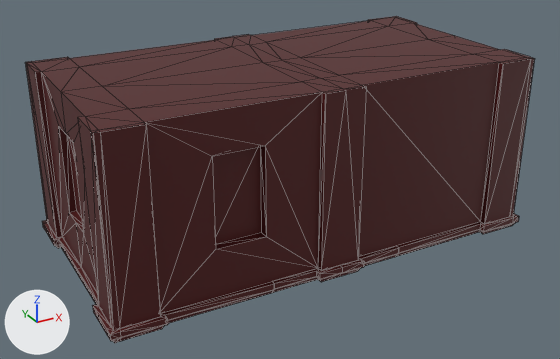
The glTF model Assets/Buildings/TempBlockout/bigrect_mid_2.glb, before and after one commit.
Camera for both pictures: a 50 mm lens placed at (-8.33, -15.03, 8.68), pointed at (-0.19, -0.23, 1.28). Arrows for +X, +Y and +Z are at lower left; the lights stay in place. Mesh edges are drawn as thin lines. Vertices at the same position are counted once.

Objects in the first picture: 'bigrect_mid_2'.
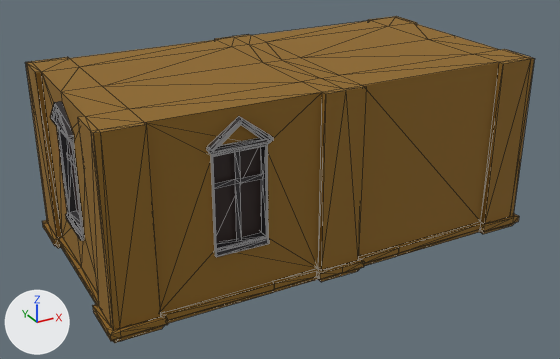
The newer file is also turned or shifted as a whole; pictures and numbers use the older file's frame.

Changed parts and their boxes (x1, y1, x2, y2) in the pictures (560 x 359 px):
part 1 of me_cube_103, built on: before (93, 124, 161, 334); after (50, 101, 273, 334)
part 2 of me_cube_103, recoloured: (25, 16, 535, 343) in both
part 3 of me_cube_103, recoloured (brown to black): (68, 140, 261, 243) in both

The edits, one by one:
Material 'mat_dark' (mat_mat_dark) is new.
Its base color is (0.0288, 0.0151, 0.0135) (brown #2f211f).
Material 'mat_darkgrey' (mat_mat_darkgrey) is new.
Its base color is (0.0346, 0.0317, 0.0357) (black #343235).
Its roughness is 0.766.
Material 'mat_yellowbrick' (mat_mat_yellowbrick) is new.
Its base color is (0.275, 0.137, 0.0135) (brown #8f671f).
Its roughness is 0.839.
me_cube_103 is used by ob_bigrect_mid_2; location (0.0, 0.0, 0.0).
me_cube_103 had 394 vertices, 658 faces and spanned x -5.22..5.22, y -2.72..2.72, z -0.19..4.09.
me_cube_103 now has 649 vertices, 1072 faces and spans x -5.22..5.22, y -2.72..2.72, z -0.19..4.09.
Part 1, on me_cube_103:
14 faces are deleted.
162 vertices are added at x -5.15..3.0, y -2.65..2.65, z 1.07..3.9.
18 new vertices lie (0.0, 0.0, 0.1) away from vertices in x -5.08..2.92, y -2.58..2.58, z 1.07.
12 new vertices lie (0.0, 0.0, 2.06) away from vertices in x -5.04..2.92, y -2.54..2.54, z 1.17.
12 new vertices lie (0.11, 0.0, 0.0) away from vertices in x -5.09..2.27, y -2.4..2.4, z 1.21..3.34.
12 new vertices lie (0.0, 0.0, 0.05) away from vertices in x -5.12..3.0, y -2.62..2.63, z 3.34.
8 new vertices lie (0.0, 0.15, 0.0) away from vertices in x -2.98..2.98, y -2.63..2.48, z 3.36..3.4.
8 new vertices lie (0.0, 0.11, 0.0) away from vertices in x -2.92..2.92, y -2.59..2.48, z 3.32..3.34.
9 new vertices lie (0.08, 0.0, 0.0) away from vertices in x -5.08..-5.06, y -0.64..0.64, z 3.27..3.75.
6 new vertices lie (0.0, 1.12, 0.0) away from vertices in x -5.04..-4.7, y -0.56, z 1.2..3.2.
8 new vertices lie (0.0, 0.08, 0.0) away from vertices in x -2.87..2.87, y -2.58..2.5, z 3.3..3.75.
14 new faces join them, mat_mat_yellowbrick (brown #8f681f).
414 new faces join them, mat_mat_darkgrey (black #343235).
me_cube_103 part 2: 636 faces spanning x -5.22..5.22, y -2.72..2.72, z -0.19..4.09 switch from mat_mat_wood (dark red #511516) to mat_mat_yellowbrick (brown #8f681f).
me_cube_103 part 3: 6 faces spanning x -4.84..2.89, y -2.29..2.34, z 1.2..3.2 switch from mat_mat_wood (dark red #511516) to mat_mat_dark (brown #2f211f).
me_cube_103 now uses material mat_mat_darkgrey (black #343235).
